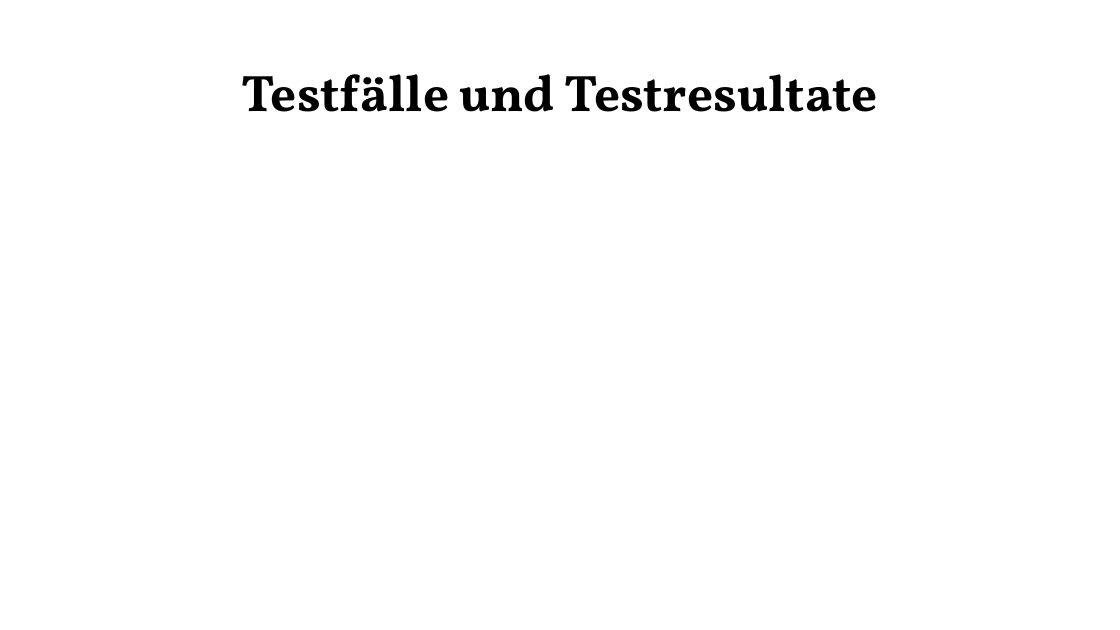
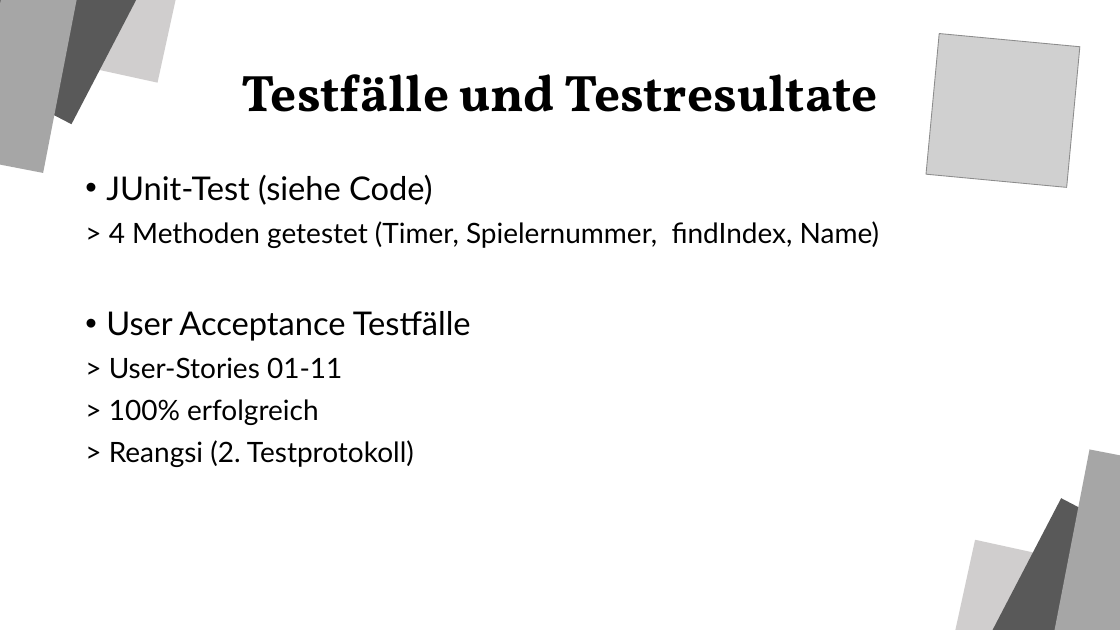
Before and after one commit to zsciaj/BBC-Java-Boomberman, a slide deck: slide 6 of Boomberman/doku/Präsentation_Bomberman_Joey_Nico.pptx (slide 4 before the commit). Drawn at 1120x630 pixels with LibreOffice and Linux fonts; fonts in the diff are those of the drawing; grey boxes stand for pictures. Boxes give left, top, right and bottom in pixels: in the first picture for what was removed or moved away, otherwise in the second. Text is boxed around its words. In the diff, an @@ line names an element or a change of style, - is before the commit and + after.

```diff
--- a/Boomberman/doku/Präsentation_Bomberman_Joey_Nico.pptx
+++ b/Boomberman/doku/Präsentation_Bomberman_Joey_Nico.pptx
@@ rectangle added at box(0, 0, 140, 124), fill #595959 @@
@@ rectangle added at box(0, 0, 80, 173), fill #A6A6A6 @@
@@ rectangle added at box(36, 0, 179, 83), fill #D0CECE @@
@@ picture added at box(926, 33, 1080, 187) @@
@@ text added at box(106, 175, 879, 467), 24 pt, text #000000 @@
+• JUnit-Test (siehe Code)
+> 4 Methoden getestet (Timer, Spielernummer, findIndex, Name)
+• User Acceptance Testfälle
+> User-Stories 01-11
+> 100% erfolgreich
+> Reangsi (2. Testprotokoll)
@@ rectangle added at box(1054, 449, 1120, 630), fill #A6A6A6 @@
@@ rectangle added at box(993, 499, 1120, 630), fill #595959 @@
@@ rectangle added at box(954, 540, 1097, 630), fill #D0CECE @@
```
Also in this commit, not shown: 5 other slides changed, 4 slides added, 2 slides removed.
